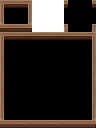
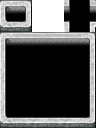
Layered file, before and after one edit (96×128). Changes by layer:
added layer "Layer 84" in group "Wall" over (0, 0, 96, 128)
hid "Layer 83" over (0, 0, 96, 128)
